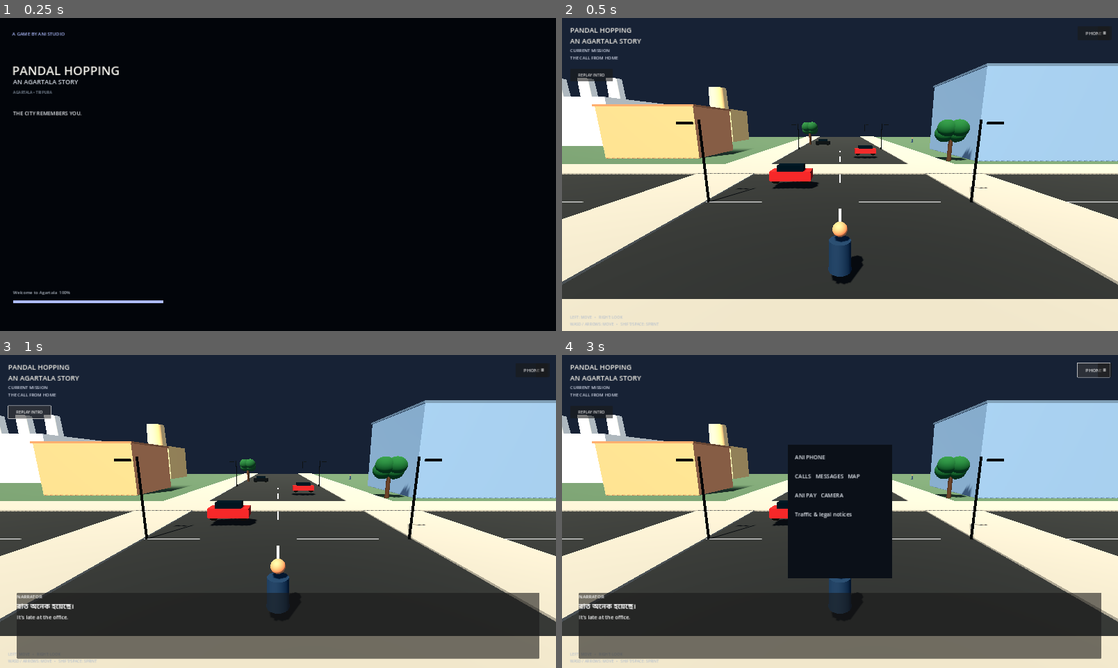
Above: before the commit, frames 1-4 (two rows, left to right).
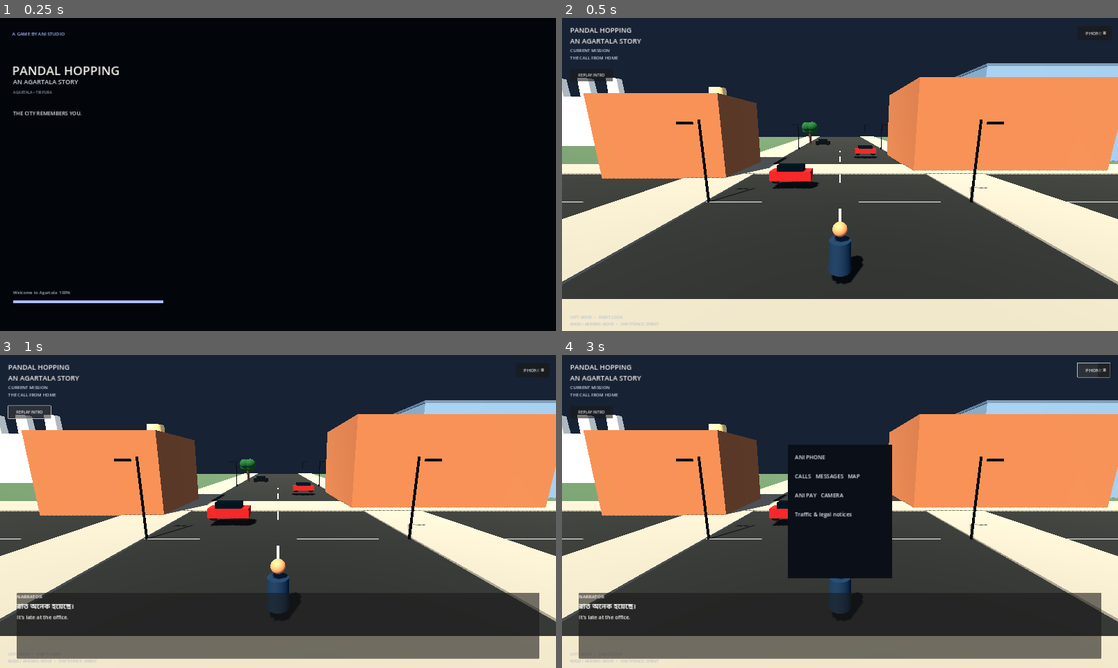
Above: after the commit, the same moments.

Repository: anirudhadebbarma031214-commits/PANDAL-HOPPING-AGARTALA-STORY-GAME
Game: Godot game, scene res://main.tscn
The game is run twice, just before and just after one commit, with the same random seed, the same clock (stepped at 60 frames per second) and the same inputs.
Inputs:
- Up to frame 1 (0.25 s): no input
- Up to frame 2 (0.5 s): no input
- Up to frame 3 (1 s): click "REPLAY INTRO" at 0.5 s
- Up to frame 4 (3 s): click "REPLAY INTRO" at 1.25 s; click "REPLAY INTRO" at 2 s; click "PHONE" at 2.75 s

Frame 1 is identical in both runs. In frame 2, 20% of the frame differs, in the area x 3-100%, y 18-52%; in frame 3, 20%; in frame 4, 20%.

Commit message:
Add fallback camera and visible starter world

Diff:
--- a/main.tscn
+++ b/main.tscn
@@ -1,6 +1,50 @@
-[gd_scene load_steps=2 format=3]
+[gd_scene load_steps=8 format=3]
 
-[ext_resource path="res://main.gd" type="Script" id="1"]
+[ext_resource type="Script" path="res://main.gd" id="1"]
+
+[sub_resource type="StandardMaterial3D" id="GroundMaterial"]
+albedo_color = Color(0.18, 0.27, 0.19, 1)
+
+[sub_resource type="StandardMaterial3D" id="RoadMaterial"]
+albedo_color = Color(0.11, 0.12, 0.13, 1)
+
+[sub_resource type="StandardMaterial3D" id="BuildingMaterial"]
+albedo_color = Color(0.55, 0.36, 0.25, 1)
+
+[sub_resource type="PlaneMesh" id="GroundMesh"]
+size = Vector2(180, 180)
+material = SubResource("GroundMaterial")
+
+[sub_resource type="BoxMesh" id="RoadMesh"]
+size = Vector3(18, 0.12, 120)
+material = SubResource("RoadMaterial")
+
+[sub_resource type="BoxMesh" id="BuildingMesh"]
+size = Vector3(12, 8, 10)
+material = SubResource("BuildingMaterial")
 
 [node name="Main" type="Node3D"]
 script = ExtResource("1")
+
+[node name="FallbackCamera" type="Camera3D" parent="."]
+position = Vector3(0, 7, 18)
+rotation_degrees = Vector3(-18, 0, 0)
+current = true
+fov = 68.0
+
+[node name="FallbackGround" type="MeshInstance3D" parent="."]
+position = Vector3(0, -0.25, 0)
+mesh = SubResource("GroundMesh")
+
+[node name="FallbackRoad" type="MeshInstance3D" parent="."]
+position = Vector3(0, 0.02, 0)
+mesh = SubResource("RoadMesh")
+
+[node name="FallbackHome" type="MeshInstance3D" parent="."]
+position = Vector3(-17, 4, -12)
+mesh = SubResource("BuildingMesh")
+
+[node name="FallbackMall" type="MeshInstance3D" parent="."]
+position = Vector3(19, 5, -18)
+scale = Vector3(1.8, 1.25, 1.5)
+mesh = SubResource("BuildingMesh")
